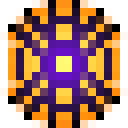
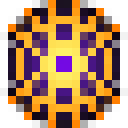
Revision of a layered 128 x 128 image; what changed, layer by layer:
added layer "Pasted Layer #4" above "Pasted Layer #3" over [8, 0, 120, 128]
hid "Pasted Layer #3" over [0, 0, 128, 128]
added layer "Layer #6" above "Layer #5" over [0, 0, 128, 128]
hid "Layer #5" over [8, 0, 120, 128]
